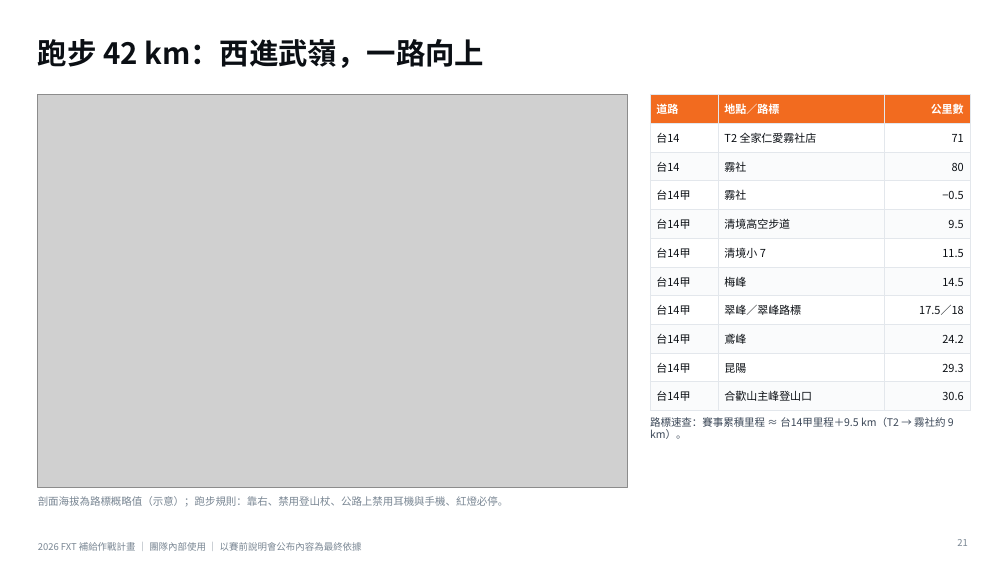
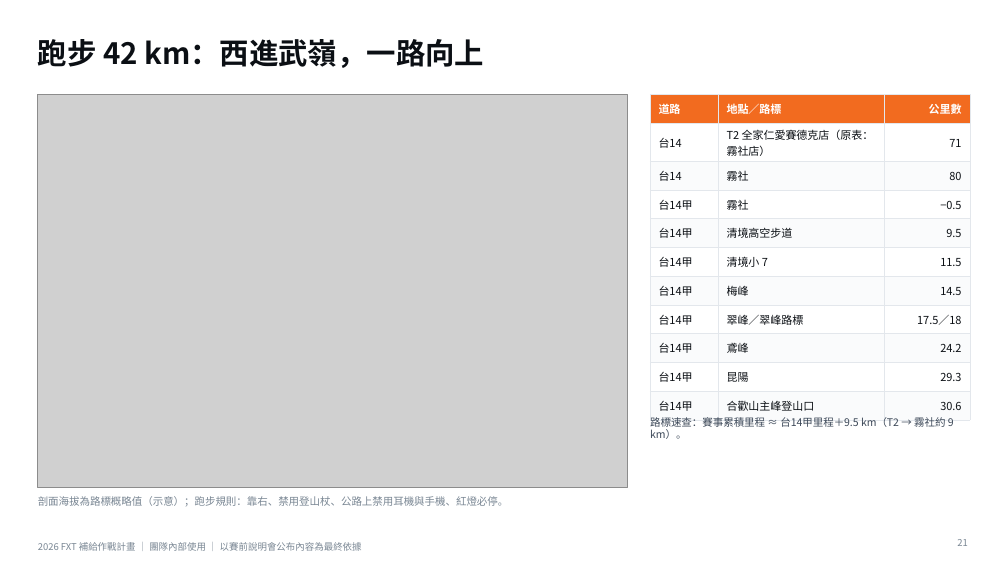
Before and after one commit to powermovebboy-sys/Race-site, a slide deck: slide 21 of deck/2026_FXT_補給作戰計畫.pptx. Drawn at 1008x567 pixels with LibreOffice and Linux fonts; fonts in the diff are those of the drawing; grey boxes stand for pictures. Boxes give left, top, right and bottom in pixels: in the first picture for what was removed or moved away, otherwise in the second. Text is boxed around its words. In the diff, an @@ line names an element or a change of style, - is before the commit and + after.

```diff
--- a/deck/2026_FXT_補給作戰計畫.pptx
+++ b/deck/2026_FXT_補給作戰計畫.pptx
@@ table at (650, 95, 970, 415) @@
-row 2, column 2: T2 全家仁愛霧社店
+row 2, column 2: T2 全家仁愛賽德克店（原表：霧社店）
```
Also in this commit, not shown: 23 other slides changed, 9 other files.
